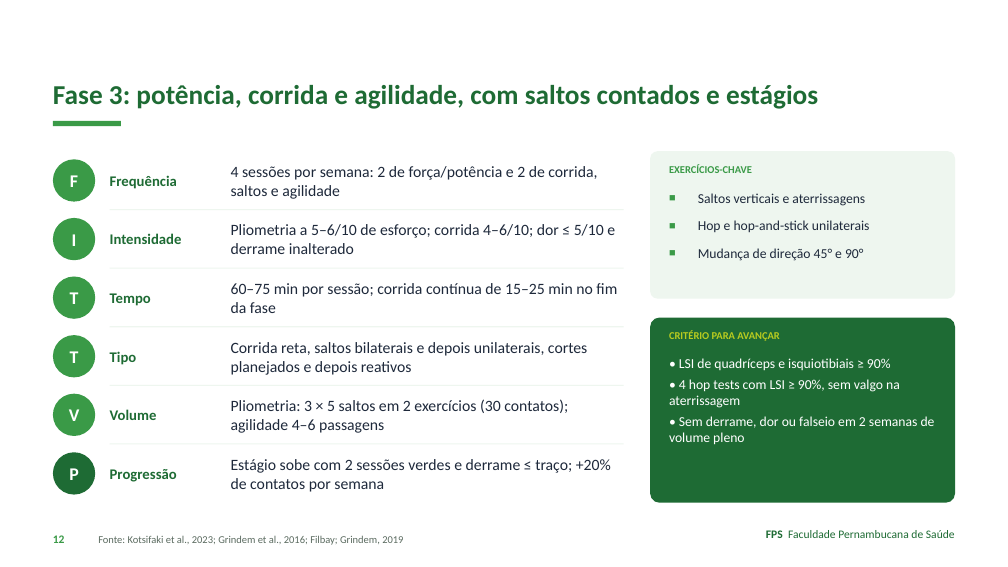
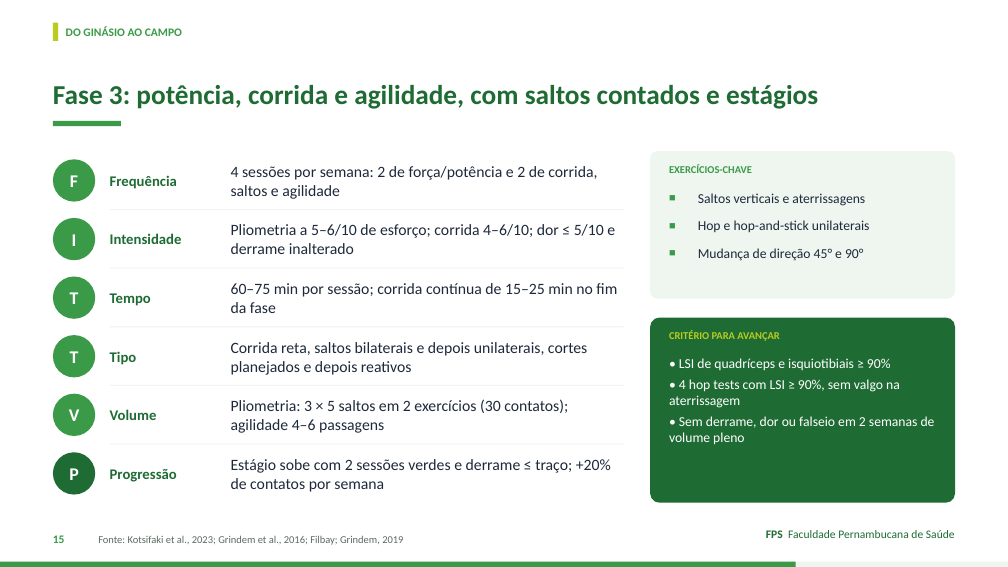
Before and after one commit to Institutomoraisandrade/CRM, a slide deck: slide 15 of trabalho-fps/trabalhos/2026-11-09-caso04-lca-lcm/apresentacao.pptx (slide 12 before the commit). Drawn at 1008x567 pixels with LibreOffice and Linux fonts; fonts in the diff are those of the drawing. Boxes give left, top, right and bottom in pixels: in the first picture for what was removed or moved away, otherwise in the second. Text is boxed around its words. In the diff, an @@ line names an element or a change of style, - is before the commit and + after.

```diff
--- a/trabalho-fps/trabalhos/2026-11-09-caso04-lca-lcm/apresentacao.pptx
+++ b/trabalho-fps/trabalhos/2026-11-09-caso04-lca-lcm/apresentacao.pptx
@@ rectangle added at <box>53,23,58,41</box>, fill #B9CC1F @@
@@ text added at <box>66,26,182,36</box>, 11 pt, text #3A9A47, bold @@
+DO GINÁSIO AO CAMPO
@@ rectangle added at <box>0,562,1008,567</box>, fill #EEF6EF @@
@@ rectangle added at <box>0,562,796,567</box>, fill #3A9A47 @@
```
Also in this commit, not shown: 20 other slides changed, 3 slides added, 12 other files.
